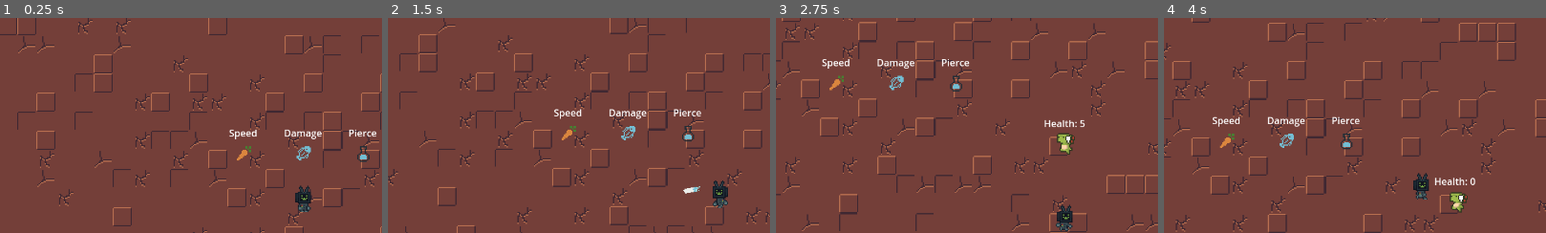
Above: before the commit, frames 1-4 (left to right).
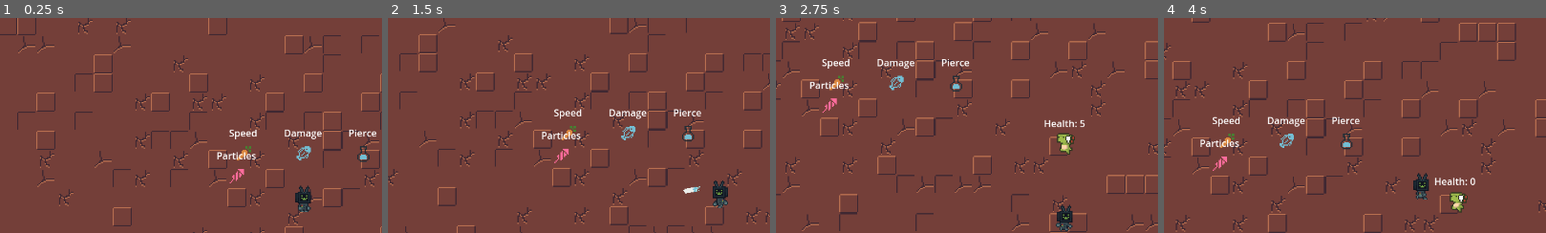
Above: after the commit, the same moments.

Repository: Bitlytic/Strategy-GDScript
Game: Godot game, scene res://Scenes/main.tscn
Same seed, same stepped clock (60 frames per second), same inputs: the game is played once before the commit and once after it.
Inputs (mouse positions are % of the whole screen's width and height, from its top left):
- Up to frame 1 (0.25 s): no input
- Up to frame 2 (1.5 s): tap Enter at 0.5 s; move the mouse to (72, 45) at 0.52 s; hold D (move_right) 0.53-1.28 s; click (72, 45) at 0.6 s; move the mouse to (30, 55) at 1.27 s; hold S (move_down) from 1.28 s (still down); click (30, 55) at 1.35 s
- Up to frame 3 (2.75 s): move the mouse to (60, 28) at 2.02 s; release S (move_down) at 2.03 s; hold D (move_right) from 2.03 s (still down); tap E (spawn_enemy) at 2.1 s; click (60, 28) at 2.3 s
- Up to frame 4 (4 s): move the mouse to (45, 70) at 2.77 s; release D (move_right) at 2.78 s; hold W (move_up) 2.78-3.53 s; click (45, 70) at 2.85 s; move the mouse to (80, 65) at 3.52 s; hold A (move_left) from 3.53 s (still down); click (80, 65) at 3.6 s
The pictures show only the part of the screen within x 10-60%, y 6-56%; the shares and areas given below are measured in that part.

The runs differ from the first frame. In frame 1, 0.3% of the frame differs, in the area x 56-67%, y 62-77%; in frame 2, 0.3%; in frame 3, 0.3%; in frame 4, 0.3%, in the area x 9-20%, y 56-72%.

Commit message:
Particle Strategy

Diff:
--- /dev/null
+++ b/Resources/Strategies/particles.tres
@@ -0,0 +1,9 @@
+[gd_resource type="Resource" script_class="ParticleBulletStrategy" load_steps=3 format=3 uid="uid://biohhit4wb04x"]
+
+[ext_resource type="Script" path="res://Util/Strategy/particle_bullet_strategy.gd" id="1_quq4p"]
+[ext_resource type="Texture2D" uid="uid://0aylbueaelkc" path="res://Art/Kenney/firework.png" id="2_jjlqd"]
+
+[resource]
+script = ExtResource("1_quq4p")
+texture = ExtResource("2_jjlqd")
+upgrade_text = "Particles"
--- a/Scenes/main.tscn
+++ b/Scenes/main.tscn
@@ -5,6 +5,7 @@
 [ext_resource type="PackedScene" uid="uid://ckfohqhp1io7i" path="res://Objects/Scenes/enemy.tscn" id="4_7vowh"]
 [ext_resource type="PackedScene" uid="uid://duul6fe7ylcjr" path="res://Objects/Scenes/upgrade.tscn" id="5_7nh6k"]
 [ext_resource type="Resource" uid="uid://bfwoyu25j5me" path="res://Resources/Strategies/speed.tres" id="6_tlnjk"]
+[ext_resource type="Resource" uid="uid://biohhit4wb04x" path="res://Resources/Strategies/particles.tres" id="7_44jfx"]
 [ext_resource type="Resource" uid="uid://dedt6x6r4b7h7" path="res://Resources/Strategies/damage.tres" id="7_i5k8s"]
 [ext_resource type="Resource" uid="uid://cf72l28pf7mom" path="res://Resources/Strategies/pierce.tres" id="8_t5n6q"]
 
@@ -403,3 +404,9 @@
 [node name="Upgrade3" parent="Upgrades" instance=ExtResource("5_7nh6k")]
 position = Vector2(50, -45)
 bullet_strategy = ExtResource("8_t5n6q")
+needs_update = false
+
+[node name="Upgrade4" parent="Upgrades" instance=ExtResource("5_7nh6k")]
+position = Vector2(-56, -26)
+bullet_strategy = ExtResource("7_44jfx")
+needs_update = false
--- /dev/null
+++ b/Util/Strategy/particle_bullet_strategy.gd
@@ -0,0 +1,9 @@
+class_name ParticleBulletStrategy
+extends BaseBulletStrategy
+
+var particle_scene : PackedScene = preload("res://Objects/Scenes/bullet_particles.tscn")
+
+func apply_upgrade(bullet: Bullet):
+	var spawned_particles : Node2D = particle_scene.instantiate()
+	bullet.add_child(spawned_particles)
+	spawned_particles.global_position = bullet.global_position
